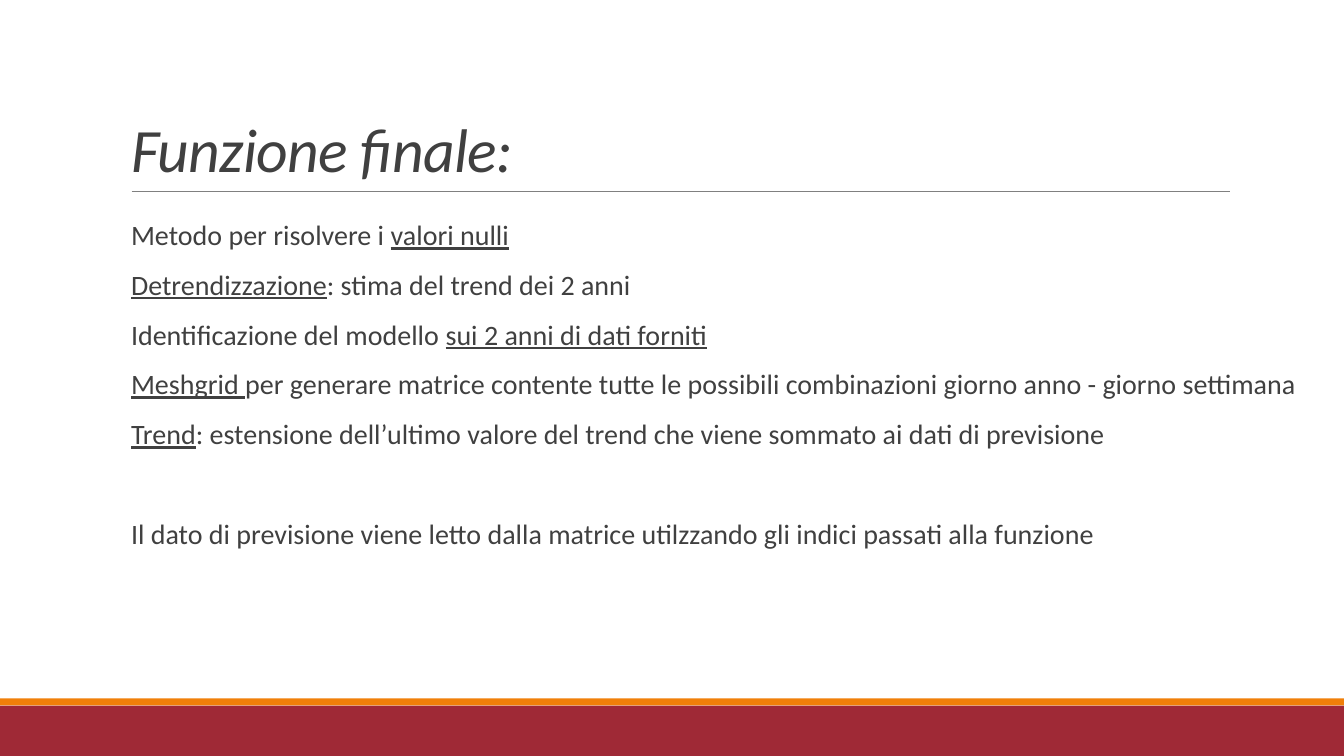
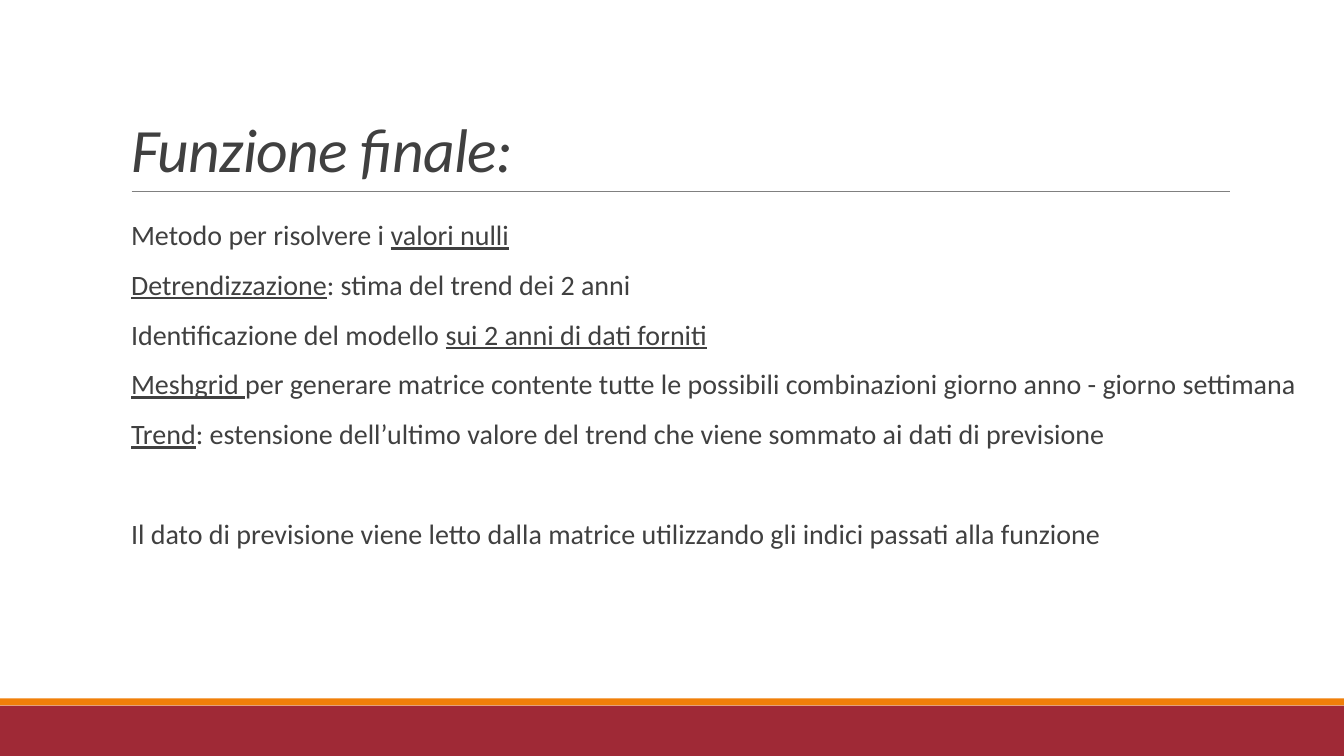
Before and after one commit to r1cky0/Italian-energy-consumption-prediction, a slide deck: slide 19 of presentazione_imad.pptx. Drawn at 1344x756 pixels with LibreOffice and Linux fonts; fonts in the diff are those of the drawing. Boxes give left, top, right and bottom in pixels: in the first picture for what was removed or moved away, otherwise in the second. Text is boxed around its words. In the diff, an @@ line names an element or a change of style, - is before the commit and + after.

```diff
--- a/presentazione_imad.pptx
+++ b/presentazione_imad.pptx
@@ text at bbox=[131, 524, 1100, 549]: text changed @@
-  Il dato di previsione viene letto dalla matrice utilzzando gli indici passati alla funzione
+  Il dato di previsione viene letto dalla matrice utilizzando gli indici passati alla funzione
```
Also in this commit, not shown: 3 other slides changed.
